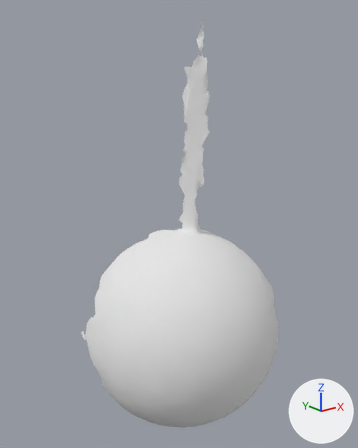
What one commit did to the OBJ model res/pendulum_horizontal/Pendulum_horizontal.000135.obj.
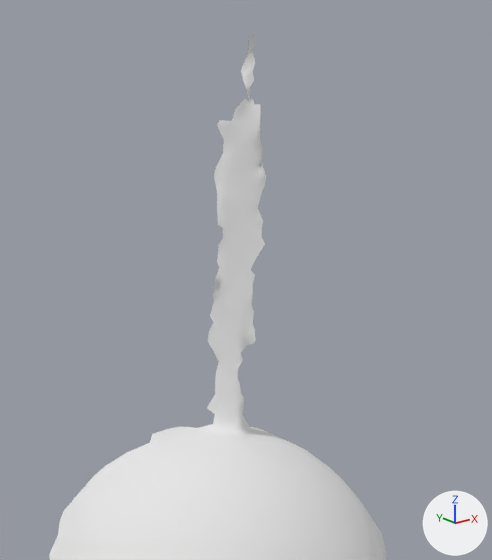
Each version is shown whole from a 50 mm camera at (-273.0, -342.0, 345.0) aimed at (139.0, 172.0, 139.0), then close up on the part from 19% to 92% of the width and 0% to 67% of the height. Arrows for +X, +Y and +Z are at lower right; the lights stay in place. Where no turn or scale is listed for an object, it has been applied to the vertices.

In view in the first close-up: 'Pendulum_horizontal.000135'.
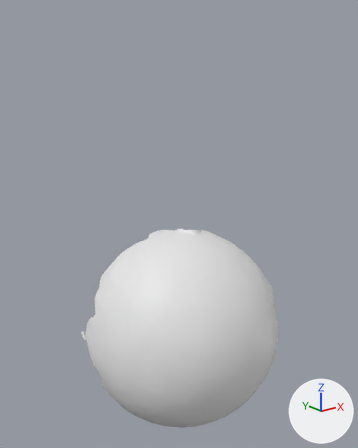
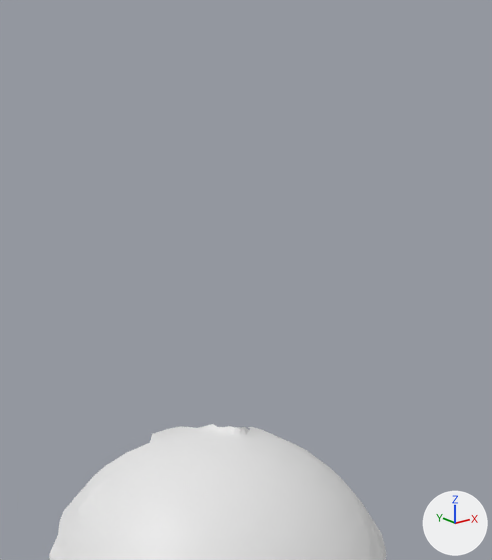
The change in detail:
me_pendulum_horizontal_000135 is used by ob_pendulum_horizontal_000135; location (0.0, 0.0, 0.0).
me_pendulum_horizontal_000135 had 5427 vertices, 10669 faces and spanned x 11.0..289.0, y 45.0..260.0, z -177.0..405.0.
me_pendulum_horizontal_000135 no longer uses material mat_pendulum_horizontal_000135 (white #e7e7e7).
me_pendulum_horizontal_000135 now has 4960 vertices, 9824 faces and spans x 11.0..289.0, y 45.0..260.0, z -177.0..122.0.
me_pendulum_horizontal_000135 part 1: 467 vertices removed from x 163.0..188.0, y 164.0..214.0, z 125.0..405.0.

Boxes [x1, y1, x2, y2] around the edits, measured in the close-ups (492 x 560 px):
'Pendulum_horizontal.000135', reshaped
    before: [49, 34, 386, 560]
    after: [49, 424, 386, 560]
part 1 of me_pendulum_horizontal_000135, deleted
    before: [207, 34, 266, 430]
